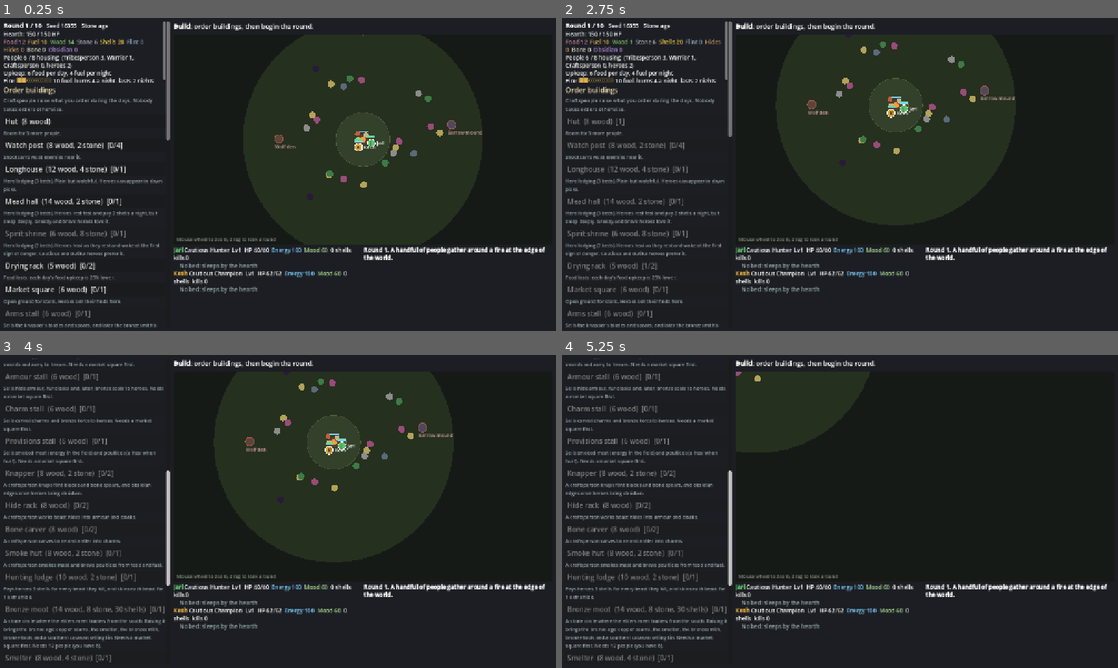
Above: before the commit, frames 1-4 (two rows, left to right).
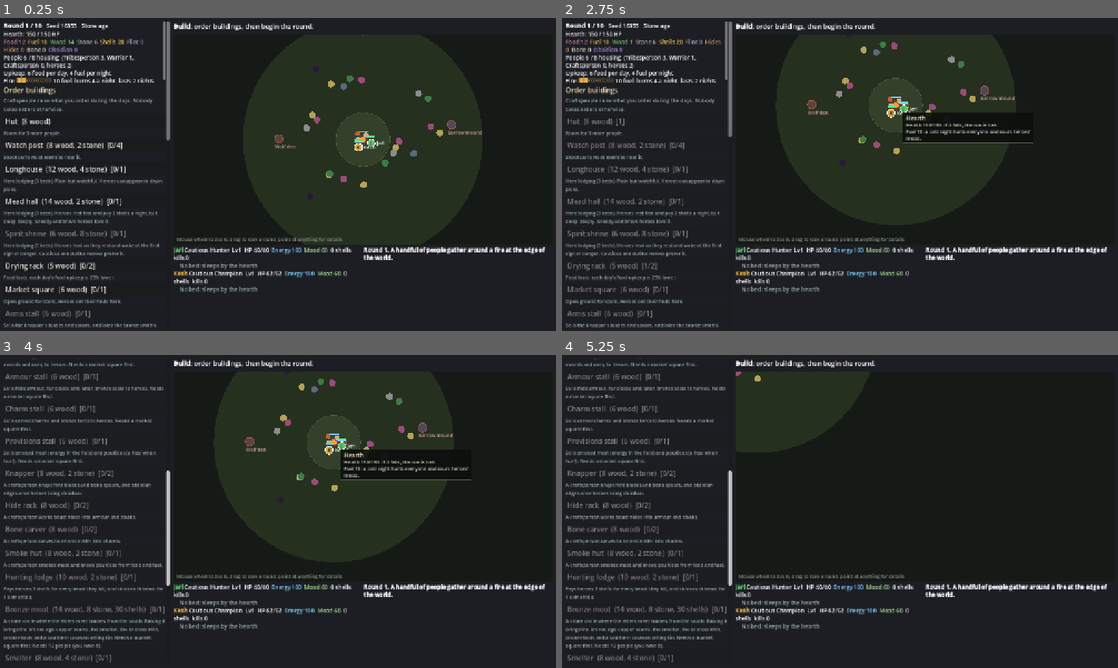
Above: after the commit, the same moments.

Repository: carltonbonks/YourEarthKeepsTurning-CityBuilder
Game: Godot game, scene res://game/main.tscn
Same seed, same stepped clock (60 frames per second), same inputs: the game is played once before the commit and once after it.
Inputs (mouse positions are in pixels of both pictures, inside the frame that each line leads up to):
- Up to frame 1 (0.25 s): no input
- Up to frame 2 (2.75 s): click "Hut (8 wood)" at 0.5 s; click "Drying rack (5 wood) [0/2]" at 1.25 s; tap Enter at 2 s; drag from (923, 140) to (895, 105) at 2.02 s
- Up to frame 3 (4 s): drag from (166, 527) to (250, 574) at 2.77 s; tap Space at 3.5 s; move the mouse to (333, 442) at 3.52 s; click (333, 442) at 3.67 s
- Up to frame 4 (5.25 s): tap Enter at 4.25 s; drag from (812, 574) to (673, 464) at 4.27 s; tap Space at 5 s; move the mouse to (1006, 558) at 5.02 s; click (1006, 558) at 5.17 s

The runs differ from the first frame. In frame 1, less than 0.1% of the frame differs, in the area x 49-62%, y 69-72%; in frame 2, 1.9%, in the area x 49-85%, y 30-72%; in frame 3, 1.9%; in frame 4, 0.1%.

Commit message:
Hover tooltips on the map, with creature tags and supply warnings
Pointing at a hero, townsperson, creature, building, resource, den or the
hearth shows what it is and its current state. Creatures list their tags
and what each one does (from data/tags.json and building prizes). Stalls
with no workshop feeding them, and workshops with no stall to sell to, get
a warning on the map and in the build list.

Co-Authored-By: Claude Opus 5.5 (1M context) <noreply@anthropic.com>
Claude-Session: https://claude.ai/code/session_01TsH3XhFaJHAwWFryVW7LHR

Diff:
--- /dev/null
+++ b/data/tags.json
@@ -0,0 +1,4 @@
+{
+	"_note": "What creature tags do, shown when you hover over a creature or den. Only tags a rule reads get a line here; others show by name alone. Prize tags (the hunting lodge's beast prize) come from data/buildings.json, so the tooltip finds those on its own.",
+	"sentient": "turns on whoever hits it"
+}
--- a/game/arena_view.gd
+++ b/game/arena_view.gd
@@ -2,7 +2,7 @@
 extends Control
 ## Draws the settlement map with placeholder shapes. Read-only: it only looks at
 ## the RunState / World and never changes them, so art can be swapped freely.
-## Mouse wheel zooms, dragging pans.
+## Mouse wheel zooms, dragging pans, hovering shows a tooltip (see Tooltips).
 
 const HERO_RADIUS := 9.0
 const FOLK_RADIUS := 5.5
@@ -15,6 +15,7 @@
 var zoom := 1.2
 var pan := Vector2.ZERO  ## World point at the centre of the view.
 var _dragging := false
+var _mouse := Vector2(-1, -1)  ## Last mouse position over the map; negative when it is elsewhere.
 
 
 func reset_camera() -> void:
@@ -36,8 +37,15 @@
 			accept_event()
 		elif mb.button_index == MOUSE_BUTTON_LEFT or mb.button_index == MOUSE_BUTTON_RIGHT:
 			_dragging = mb.pressed
-	elif event is InputEventMouseMotion and _dragging:
-		pan -= (event as InputEventMouseMotion).relative / _scale()
+	elif event is InputEventMouseMotion:
+		_mouse = (event as InputEventMouseMotion).position
+		if _dragging:
+			pan -= (event as InputEventMouseMotion).relative / _scale()
+
+
+func _notification(what: int) -> void:
+	if what == NOTIFICATION_MOUSE_EXIT:
+		_mouse = Vector2(-1, -1)
 
 
 func _scale() -> float:
@@ -170,7 +178,74 @@
 	var dark := _darkness()
 	if dark > 0.0:
 		draw_rect(Rect2(Vector2.ZERO, size), Color(0.02, 0.03, 0.12, dark))
-	draw_string(font, Vector2(8, size.y - 8), "Mouse wheel to zoom, drag to look around", HORIZONTAL_ALIGNMENT_LEFT, -1, 11, Color("#8a9088"))
+	draw_string(font, Vector2(8, size.y - 8), "Mouse wheel to zoom, drag to look around, point at anything for details", HORIZONTAL_ALIGNMENT_LEFT, -1, 11, Color("#8a9088"))
+	if _mouse.x >= 0.0 and not _dragging:
+		var tip := hovered(_mouse)
+		if not tip.is_empty():
+			_draw_tip(tip, _mouse, font)
+
+
+## The tooltip for whatever is under a screen point ({} if nothing). Small, moving things win over big, still ones.
+func hovered(at: Vector2) -> Dictionary:
+	var w := run.world
+	var grow := maxf(1.0, zoom * 0.7)
+	for hero in run.heroes:
+		if hero.alive and _near(hero.pos, at, HERO_RADIUS * grow):
+			return Tooltips.hero(run, hero)
+	for e in w.enemies:
+		if e.alive and e.spawned and _near(e.pos, at, (BOSS_RADIUS if e.is_boss else ENEMY_RADIUS) * grow):
+			return Tooltips.enemy(run, e.type_id, e)
+	for u in w.folk:
+		if u.alive and _near(u.pos, at, FOLK_RADIUS * grow):
+			return Tooltips.folk(run, u)
+	var half := maxf(4.0, World.BUILDING_SIZE * 0.5 * _scale())
+	for i in w.buildings.size():
+		var d := (at - _to_screen(w.buildings[i]["pos"])).abs()
+		if d.x <= half and d.y <= half:
+			return Tooltips.building(run, i)
+	if _near(Vector2.ZERO, at, World.HEARTH_RADIUS * _scale()):
+		return Tooltips.hearth(run)
+	for den in w.dens:
+		if _near(den["pos"], at, maxf(8.0, 18.0 * _scale() * 1.6)):
+			return Tooltips.den(run, den)
+	for node in w.nodes:
+		if w.node_active(node) and _near(node["pos"], at, maxf(3.0, 14.0 * _scale() * 1.6)):
+			return Tooltips.node(run, node)
+	return {}
+
+
+func _near(world_pos: Vector2, at: Vector2, radius: float) -> bool:
+	return _to_screen(world_pos).distance_to(at) <= radius + 3.0
+
+
+## A dark box beside the mouse: title, lines, tags, then warnings in orange. Kept inside the map.
+func _draw_tip(tip: Dictionary, at: Vector2, font: Font) -> void:
+	var rows: Array = [[tip["title"], 13, Color("#f0e6c8")]]
+	for line: String in tip["lines"]:
+		for part in _wrap(line):
+			rows.append([part, 11, Color("#c8ccc0")])
+	if not tip["tags"].is_empty():
+		rows.append(["Tags", 11, Color("#9fc4e0")])
+		for tag: String in tip["tags"]:
+			for part in _wrap("- " + tag):
+				rows.append([part, 11, Color("#9fc4e0")])
+	for warning: String in tip["warnings"]:
+		for part in _wrap(warning):
+			rows.append([part, 11, Color("#ffb060")])
+	var width := 0.0
+	for row: Array in rows:
+		width = maxf(width, font.get_string_size(row[0], HORIZONTAL_ALIGNMENT_LEFT, -1, row[1]).x)
+	var line_h := 15.0
+	var box := Vector2(width + 16.0, rows.size() * line_h + 10.0)
+	var pos := at + Vector2(16, 16)
+	pos.x = clampf(pos.x, 0.0, maxf(0.0, size.x - box.x))
+	if pos.y + box.y > size.y:
+		pos.y = maxf(0.0, at.y - box.y - 8.0)
+	draw_rect(Rect2(pos, box), Color(0.05, 0.06, 0.05, 0.92))
+	draw_rect(Rect2(pos, box), Color("#6a7458"), false, 1.0)
+	for i in rows.size():
+		var row: Array = rows[i]
+		draw_string(font, pos + Vector2(8, 18 + i * line_h), row[0], HORIZONTAL_ALIGNMENT_LEFT, width, row[1], row[2])
 
 
 ## How dark it is: 0 by day, rising through dusk, 0.45 at night.
@@ -211,3 +286,17 @@
 func _bar(at: Vector2, width: float, fraction: float, color: Color) -> void:
 	draw_rect(Rect2(at, Vector2(width, 3)), Color(0, 0, 0, 0.6))
 	draw_rect(Rect2(at, Vector2(width * clampf(fraction, 0.0, 1.0), 3)), color)
+
+
+## Splits a line into pieces of about `limit` characters at spaces.
+func _wrap(text: String, limit := 56) -> Array[String]:
+	var out: Array[String] = []
+	var line := ""
+	for word in text.split(" "):
+		if line != "" and line.length() + 1 + word.length() > limit:
+			out.append(line)
+			line = word
+		else:
+			line = word if line == "" else line + " " + word
+	out.append(line)
+	return out
--- a/game/main.gd
+++ b/game/main.gd
@@ -187,6 +187,16 @@
 		note.add_theme_font_size_override("font_size", 11)
 		note.add_theme_color_override("font_color", Color("#9aa"))
 		_build_list.add_child(note)
+		var problems := Tooltips.warnings(run, type)
+		if not problems.is_empty():
+			btn.tooltip_text += "\n" + "\n".join(PackedStringArray(problems))
+			if owned > 0:
+				var warn := Label.new()
+				warn.text = " ".join(PackedStringArray(problems))
+				warn.autowrap_mode = TextServer.AUTOWRAP_WORD
+				warn.add_theme_font_size_override("font_size", 11)
+				warn.add_theme_color_override("font_color", Color("#ffb060"))
+				_build_list.add_child(warn)
 	var pending := run.world.buildings.filter(func(b: Dictionary) -> bool: return float(b["work_left"]) > 0.0).size()
 	if pending > 0 and run.count_role("craftsperson") == 0:
 		var warn := Label.new()
--- /dev/null
+++ b/game/tooltips.gd
@@ -0,0 +1,210 @@
+class_name Tooltips
+extends RefCounted
+## Hover text for things on the map and in the build list. Read-only: it only
+## looks at the run, so it can be swapped or restyled without touching the sim.
+## Each tip is {"title": String, "lines": Array[String], "tags": Array, "warnings": Array[String]}.
+
+
+static func _tip(title: String) -> Dictionary:
+	return {"title": title, "lines": [] as Array[String], "tags": [], "warnings": [] as Array[String]}
+
+
+static func hero(run: RunState, u: Unit) -> Dictionary:
+	var c := run.content
+	var t := _tip(u.display_name)
+	t["lines"].append("%s %s, level %d" % [c.traits[u.trait_id]["name"], c.hero_classes[u.type_id]["name"].to_lower(), u.level])
+	t["lines"].append("Health %d/%d, attack %s" % [roundi(u.hp), roundi(u.max_hp), _num(u.attack)])
+	t["lines"].append("Energy %d, mood %d, %d shells, %d kills" % [roundi(u.energy), roundi(u.mood), u.gold, u.kills])
+	for slot: String in ["weapon", "armor", "charm"]:
+		if u.items.has(slot):
+			t["lines"].append("%s: %s" % [slot.capitalize(), Loot.describe(c, u.items[slot])])
+	var whim: Dictionary = c.whims.get(u.whim, {})
+	if str(whim.get("name", "")) != "":
+		t["lines"].append("Today: %s" % whim["name"])
+	t["lines"].append("Sleeps in %s%s" % [run.world.bed_name(run.world.bed_index(u)),
+		" (their favourite)" if run.world.is_preferred(u, run.world.bed_index(u)) else ""])
+	if u.intent != "":
+		t["lines"].append("Now: %s" % u.intent)
+	if u.mood <= c.num("mood_grumble_at"):
+		t["warnings"].append("Unhappy: leaves town at mood %d or below." % c.int_num("mood_leave_at"))
+	return t
+
+
+static func folk(run: RunState, u: Unit) -> Dictionary:
+	var c := run.content
+	var def: Dictionary = c.townsfolk[u.type_id]
+	var t := _tip(def["name"])
+	t["lines"].append(def["text"])
+	t["lines"].append("Health %d/%d, attack %s" % [roundi(u.hp), roundi(u.max_hp), _num(u.attack)])
+	if u.master_of != "":
+		t["lines"].append("Master of the %s" % c.buildings[u.master_of]["name"].to_lower())
+	if u.carry_amount > 0:
+		t["lines"].append("Carrying %d %s" % [u.carry_amount, u.carrying])
+	if u.intent != "":
+		t["lines"].append("Now: %s" % u.intent)
+	return t
+
+
+## A creature type, with or without a live unit (dens show the type they spawn).
+static func enemy(run: RunState, type_id: String, u: Unit = null) -> Dictionary:
+	var c := run.content
+	var def: Dictionary = c.enemies[type_id]
+	var t := _tip(def["name"])
+	if u != null:
+		t["lines"].append("Health %d/%d, attack %s" % [roundi(u.hp), roundi(u.max_hp), _num(u.attack)])
+		if u.den_index >= 0:
+			t["lines"].append("Wanders near its den")
+	else:
+		t["lines"].append("Health %d, attack %s" % [int(def["hp"]), _num(float(def["attack"]))])
+	if def.has("shield"):
+		t["lines"].append("Shrugs off %d%% of each blow unless it is metal" % roundi(float(def["shield"]) * 100.0))
+	if def.has("war_chant"):
+		t["lines"].append("Hangs back and makes every enemy hit %d%% harder while it lives" % roundi(float(def["war_chant"]) * 100.0))
+	var yields: Dictionary = def.get("yields", {})
+	if not yields.is_empty():
+		t["lines"].append("Carcass gives %s" % _goods(yields))
+	t["tags"] = tag_notes(run, type_id)
+	return t
+
+
+## Each tag of a creature type with what it does here, e.g. "beast: the hunting lodge pays 3 shells per kill".
+static func tag_notes(run: RunState, type_id: String) -> Array[String]:
+	var c := run.content
+	var out: Array[String] = []
+	for tag: String in c.enemies[type_id].get("tags", []):
+		var notes := PackedStringArray()
+		if str(c.tags.get(tag, "")) != "":
+			notes.append(c.tags[tag])
+		for b: String in c.buildings:
+			var prize: Dictionary = c.buildings[b].get("prize", {})
+			if prize.get("tag", "") == tag:
+				var built := run.world.count_buildings(b) > 0
+				notes.append("the %s pays %d shells per kill%s" % [c.buildings[b]["name"].to_lower(), int(prize["shells"]), "" if built else " (not built)"])
+		out.append(tag if notes.is_empty() else "%s: %s" % [tag, "; ".join(notes)])
+	return out
+
+
+static func building(run: RunState, index: int) -> Dictionary:
+	var c := run.content
+	var b: Dictionary = run.world.buildings[index]
+	var def: Dictionary = c.buildings[b["type"]]
+	var t := _tip(def["name"])
+	t["lines"].append(def["text"])
+	var work_left := float(b["work_left"])
+	if work_left > 0.0:
+		t["lines"].append("Being built: %d%% done" % roundi(100.0 * (1.0 - work_left / float(def["work"]))))
+	if def.has("lodging"):
+		var used := 0
+		for h in run.living_heroes():
+			if run.world.bed_index(h) == index:
+				used += 1
+		t["lines"].append("Beds: %d of %d taken" % [used, int(def["lodging"]["beds"])])
+	if def.has("stall"):
+		var kind: String = def["stall"]["sells"]
+		var names := PackedStringArray()
+		for g: Dictionary in b["goods"]:
+			names.append(c.recipe_name(g["recipe"]))
+		t["lines"].append("On sale: %s" % (", ".join(names) if not names.is_empty() else "nothing"))
+		t["lines"].append("Price: %s" % str(run.prices.get(kind, "fair")).capitalize())
+	if def.has("workshop") and b["craft"] != "":
+		t["lines"].append("Making: %s" % c.recipe_name(b["craft"]))
+	t["warnings"] = warnings(run, b["type"])
+	return t
+
+
+## Problems with a building type the player can fix by ordering something else.
+static func warnings(run: RunState, type: String) -> Array[String]:
+	var c := run.content
+	var def: Dictionary = c.buildings[type]
+	var out: Array[String] = []
+	if def.has("stall"):
+		var makers := suppliers(c, def["stall"]["sells"])
+		if not makers.is_empty() and not makers.any(func(m: String) -> bool: return run.world.count_buildings(m, false) > 0):
+			out.append("Nothing supplies this stall: build a %s." % " or ".join(PackedStringArray(makers.map(
+				func(m: String) -> String: return c.buildings[m]["name"].to_lower()))))
+	if def.has("workshop"):
+		var sells := PackedStringArray()
+		for id in c.recipes_for(type):
+			var kind: String = c.market["recipes"][id].get("stall", "")
+			if kind != "" and not sells.has(kind):
+				sells.append(kind)
+		if not sells.is_empty() and not Array(sells).any(func(k: String) -> bool: return _has_stall(run, k)):
+			out.append("No stall sells what this makes: build a %s." % " or ".join(PackedStringArray(Array(sells).map(
+				func(k: String) -> String: return _stall_name(c, k).to_lower()))))
+	return out
+
+
+## Workshop types whose recipes go to a kind of stall, e.g. "hides" -> [hide_rack].
+static func suppliers(c: Content, kind: String) -> Array[String]:
+	var out: Array[String] = []
+	for id: String in c.market["recipes"]:
+		var r: Dictionary = c.market["recipes"][id]
+		if r.get("stall", "") == kind and not out.has(r["workshop"]):
+			out.append(r["workshop"])
+	return out
+
+
+static func _has_stall(run: RunState, kind: String) -> bool:
+	for type: String in run.content.buildings:
+		if run.content.buildings[type].get("stall", {}).get("sells", "") == kind and run.world.count_buildings(type, false) > 0:
+			return true
+	return false
+
+
+static func _stall_name(c: Content, kind: String) -> String:
+	for type: String in c.buildings:
+		if c.buildings[type].get("stall", {}).get("sells", "") == kind:
+			return c.buildings[type]["name"]
+	return kind
+
+
+static func node(run: RunState, n: Dictionary) -> Dictionary:
+	var c := run.content
+	var def: Dictionary = c.world["nodes"][n["type"]]
+	var t := _tip(def["name"])
+	t["lines"].append("%d of %d %s left" % [int(n["amount"]), int(n["max"]), n["gives"]])
+	if n["heroes_only"] or n["wild"]:
+		var buyer: String = def.get("buyer", "")
+		var sold := " and sell it to the %s for %d shells each" % [c.buildings[buyer]["name"].to_lower(), int(def["price"])] if buyer != "" else ""
+		t["lines"].append("Heroes fetch it%s" % sold)
+	if n["wild"]:
+		t["lines"].append("Townsfolk only go once no monster is near")
+	elif not n["heroes_only"]:
+		t["lines"].append("Townsfolk gather it")
+	return t
+
+
+static func den(run: RunState, d: Dictionary) -> Dictionary:
+	var c := run.content
+	var t := enemy(run, d["spawns"])
+	var spawn_name: String = t["title"]
+	t["title"] = c.world["dens"][d["type"]]["name"]
+	t["lines"].insert(0, "Sends out %s. Hero territory: heroes hunt here for loot and XP." % spawn_name.to_lower())
+	return t
+
+
+static func hearth(run: RunState) -> Dictionary:
+	var t := _tip("Hearth")
+	t["lines"].append("Health %d/%d. If it falls, the run is lost." % [roundi(run.world.hearth_hp), roundi(run.hearth_max_hp())])
+	t["lines"].append("Fuel %d: a cold night hurts everyone and sours heroes' mood." % int(run.stock["fuel"]))
+	return t
+
+
+static func as_text(tip: Dictionary) -> String:
+	var parts: Array[String] = [tip["title"]]
+	parts.append_array(tip["lines"])
+	if not tip["tags"].is_empty():
+		parts.append("Tags: " + ", ".join(PackedStringArray(tip["tags"])))
+	parts.append_array(tip["warnings"])
+	return "\n".join(PackedStringArray(parts))
+
+
+static func _goods(d: Dictionary) -> String:
+	var parts := PackedStringArray()
+	for k: String in d:
+		parts.append("%d %s" % [int(d[k]), k])
+	return ", ".join(parts)
+
+
+static func _num(x: float) -> String:
+	return str(roundi(x)) if is_equal_approx(x, roundf(x)) else "%.1f" % x
--- a/sim/content.gd
+++ b/sim/content.gd
@@ -21,6 +21,7 @@
 var market: Dictionary  ## data/recipes.json: recipes, provisions and market numbers.
 var ages: Dictionary  ## data/ages.json: the tech ages in order, tool sets and the trader.
 var promotions: Dictionary  ## data/promotions.json: when townsfolk can be promoted and into what.
+var tags: Dictionary  ## data/tags.json: what each creature tag means, for tooltips.
 
 
 static func load_default() -> Content:
@@ -40,6 +41,7 @@
 	c.market = _strip(_read("recipes.json"))
 	c.ages = _strip(_read("ages.json"))
 	c.promotions = _strip(_read("promotions.json"))
+	c.tags = _strip(_read("tags.json"))
 	return c
 
 
--- /dev/null
+++ b/tests/test_tooltips.gd
@@ -0,0 +1,55 @@
+extends TestCase
+## Hover tooltips: what they say about creatures, buildings and heroes, and the supply warnings.
+
+
+func _run() -> RunState:
+	var run := RunState.new(Content.load_default(), 4821)
+	run.stock["wood"] = 99
+	run.stock["stone"] = 99
+	return run
+
+
+func test_stall_without_its_workshop_warns() -> void:
+	var run := _run()
+	check(run.build("market"), "can order a market")
+	check(run.build("hide_stall"), "can order a hide stall")
+	var warned := Tooltips.warnings(run, "hide_stall")
+	check_eq(warned.size(), 1, "a hide stall with no hide rack gets one warning")
+	check(warned.size() == 1 and "hide rack" in warned[0], "the warning names the hide rack")
+	check(run.build("hide_rack"), "can order a hide rack")
+	check(Tooltips.warnings(run, "hide_stall").is_empty(), "the warning goes once a hide rack is ordered")
+	check(Tooltips.warnings(run, "hide_rack").is_empty(), "a hide rack with its stall has no warning")
+
+
+func test_workshop_without_its_stall_warns() -> void:
+	var run := _run()
+	check(run.build("knapper"), "can order a knapper")
+	var warned := Tooltips.warnings(run, "knapper")
+	check(warned.size() == 1 and "arms stall" in warned[0], "a knapper with no arms stall says so")
+
+
+func test_creature_tags_explain_their_rules() -> void:
+	var run := _run()
+	var tip := Tooltips.enemy(run, "cave_bear")
+	var tags: Array = tip["tags"]
+	check(tags.any(func(t: String) -> bool: return t.begins_with("sentient: ")), "sentient explains itself")
+	check(tags.any(func(t: String) -> bool: return t.begins_with("beast: ") and "hunting lodge" in t and "not built" in t),
+		"beast names the hunting lodge prize, not yet built")
+	check("animal" in tags, "tags with no rule show by name")
+	check(Tooltips.enemy(run, "bronze_reaver")["lines"].any(func(l: String) -> bool: return "metal" in l), "reavers mention their shield")
+
+
+func test_map_hover_finds_heroes_and_dens() -> void:
+	var run := _run()
+	var view := ArenaView.new()
+	view.run = run
+	view.size = Vector2(900, 700)
+	var hero: Unit = run.heroes[0]
+	var tip := view.hovered(view._to_screen(hero.pos))
+	check_eq(tip.get("title", ""), hero.display_name, "pointing at a hero shows that hero")
+	var den: Dictionary = run.world.dens[0]
+	check_eq(view.hovered(view._to_screen(den["pos"])).get("title", ""), run.content.world["dens"][den["type"]]["name"],
+		"pointing at a den shows the den")
+	check(view.hovered(Vector2(1, 1)).is_empty(), "pointing at empty ground shows nothing")
+	check(Tooltips.as_text(Tooltips.hero(run, hero)).begins_with(hero.display_name), "hero text starts with the name")
+	view.free()
Not shown, added: game/tooltips.gd.uid
Not shown, added: tests/test_tooltips.gd.uid
